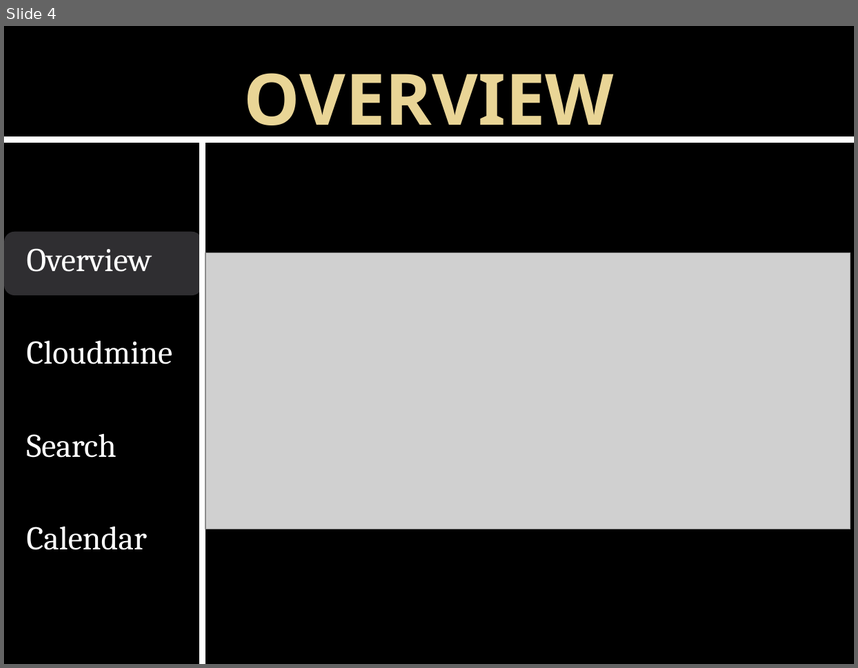
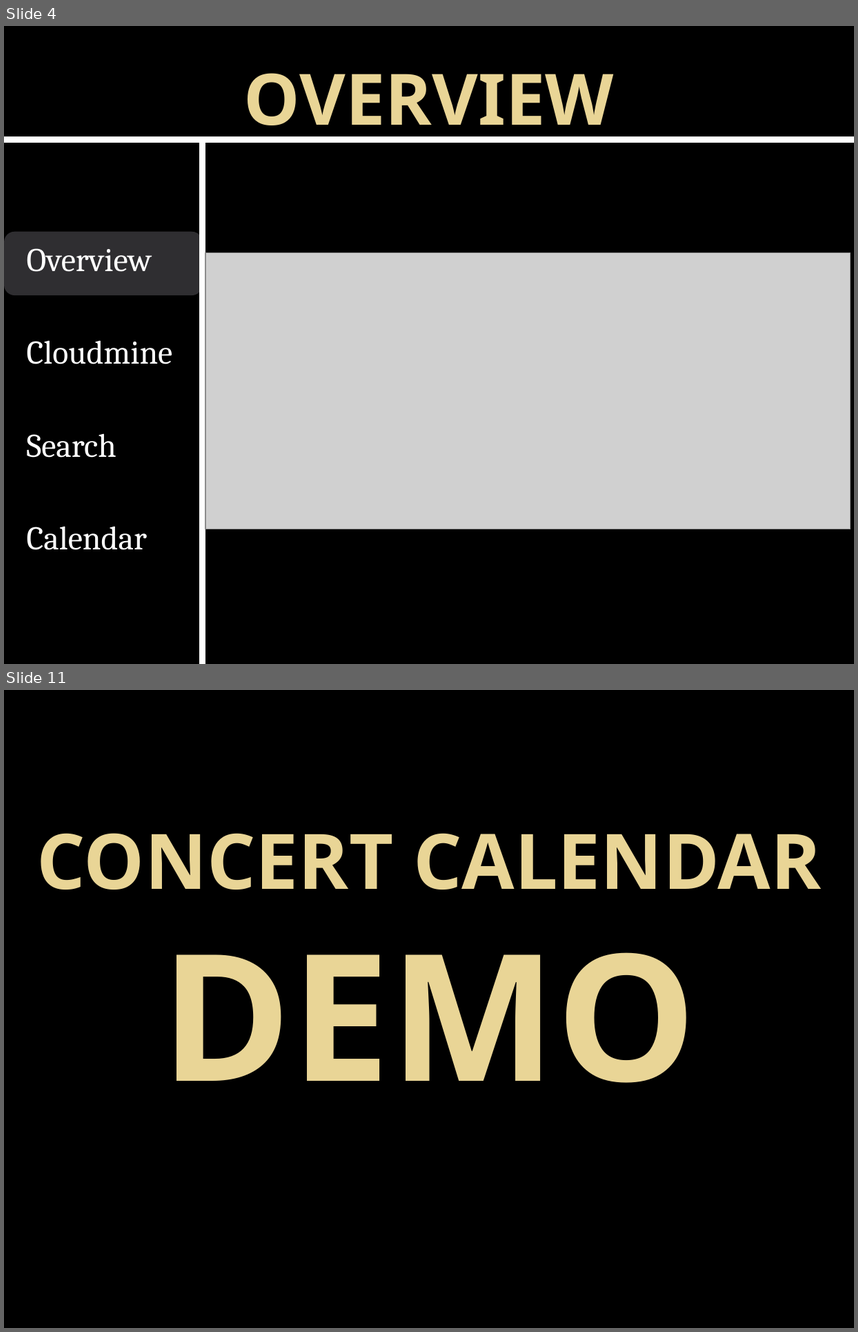
Before and after one commit to times05/Concert_Calendar, a slide deck: Concert Calendar Presentation.pptx. Shown one above the other, each under a label of ours: slide 4 before the commit, slides 4 and 11 after it; the slides between them are not shown. The pictures are 858x668 and 858x1332 pixels, drawn with LibreOffice and Linux fonts; fonts in the diff are those of the drawing; grey boxes stand for pictures; background and template pictures are left out. Boxes give left, top, right and bottom in pixels: in the first picture for what was removed or moved away, otherwise in the second. Text is boxed around its words. In the diff, an @@ line names an element or a change of style, - is before the commit and + after.

```diff
--- a/Concert Calendar Presentation.pptx
+++ b/Concert Calendar Presentation.pptx
@@ slide 11 added at [4,690,854,1328], background picture (left out) @@
@@ title added at [36,833,822,1083], 64.8 pt, text gradient #EAD696 to #E7D081, bold @@
+CONCERT CALENDAR
+DEMO
```
Also in this commit, not shown: 7 slides changed, 2 slides removed.
